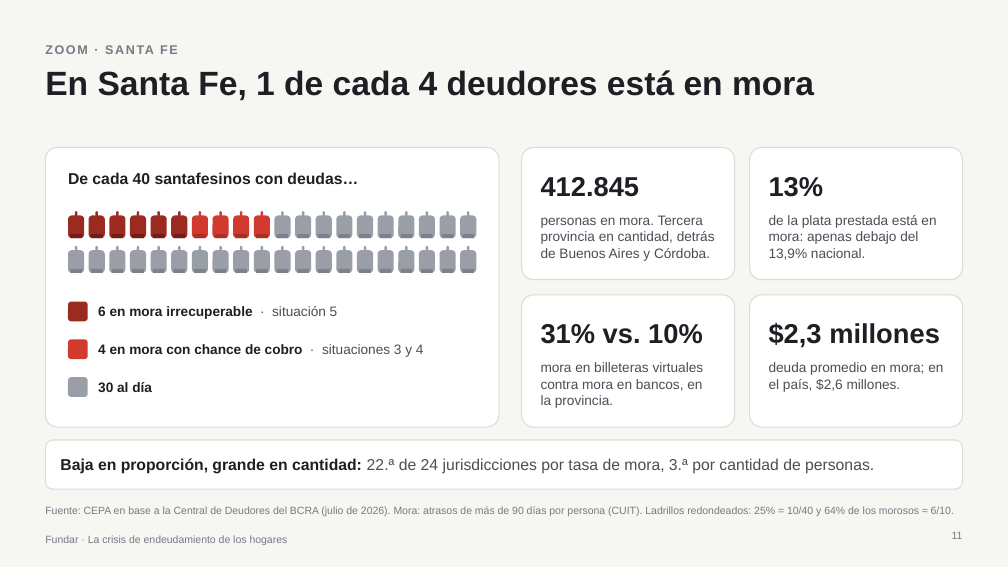
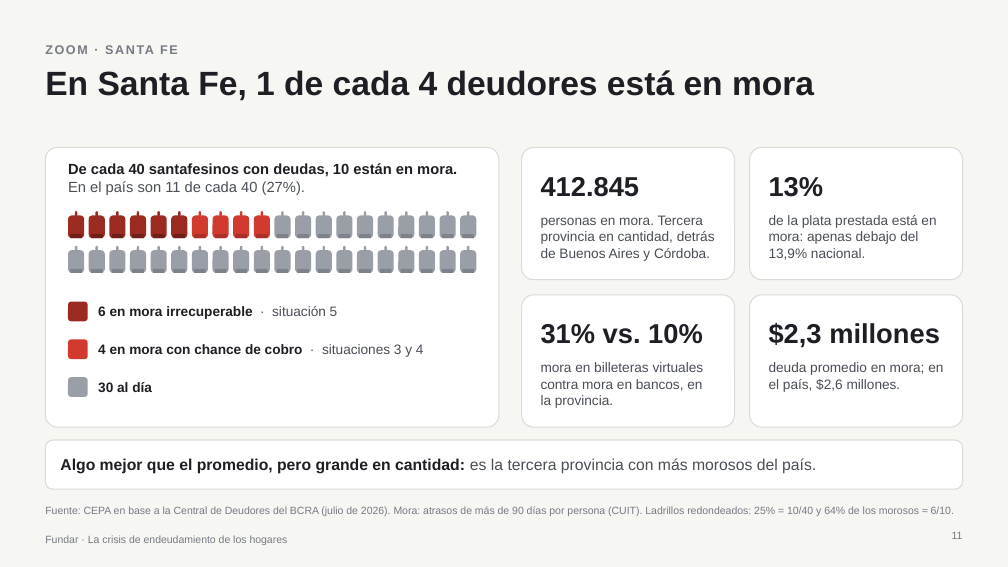
Before and after one commit to elibman36/precios-uber-aeropuertos, a slide deck: slide 11 of presentaciones/crisis_fundar_ladrillos.pptx. Drawn at 1008x567 pixels with LibreOffice and Linux fonts; fonts in the diff are those of the drawing. Boxes give left, top, right and bottom in pixels: in the first picture for what was removed or moved away, otherwise in the second. Text is boxed around its words. In the diff, an @@ line names an element or a change of style, - is before the commit and + after.

```diff
--- a/presentaciones/crisis_fundar_ladrillos.pptx
+++ b/presentaciones/crisis_fundar_ladrillos.pptx
@@ text at (68,163,457,195): text changed; size 15 to 14 pt @@
-De cada 40 santafesinos con deudas…
+De cada 40 santafesinos con deudas, 10 están en mora.
+En el país son 11 de cada 40 (27%).
@@ text "De cada 40 santafesinos con ..." at (68,163,457,195): vertical alignment middle to top @@
@@ text at (60,458,816,474): text changed; text colour #4A4E57 to #1D1F24; bold on @@
-Baja en proporción, grande en cantidad: 22.ª de 24 jurisdicciones por tasa de mora, 3.ª por cantidad de personas.
+Algo mejor que el promedio, pero grande en cantidad: es la tercera provincia con más morosos del país.
```
Also in this commit, not shown: 1 other file.
